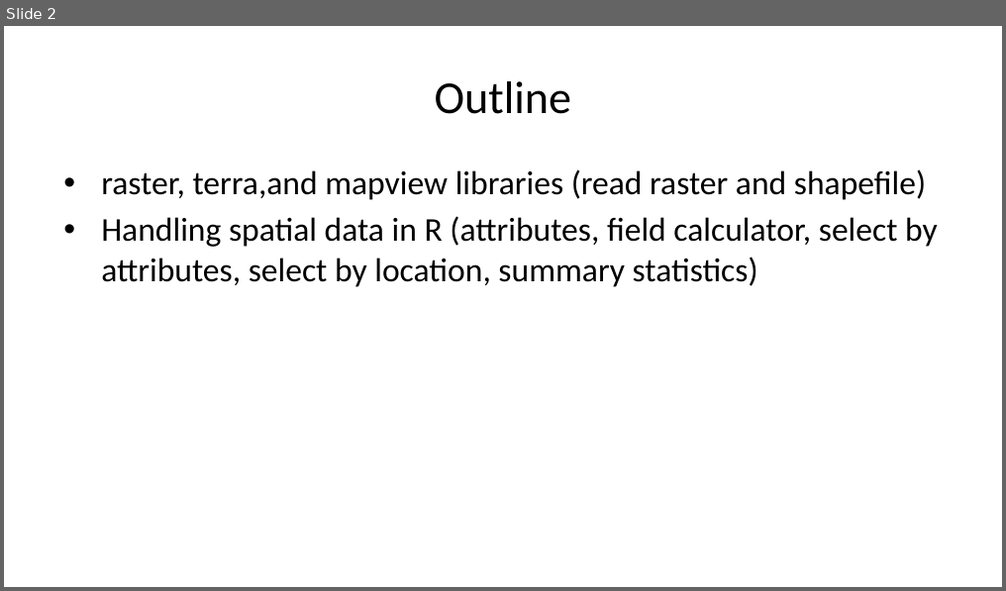
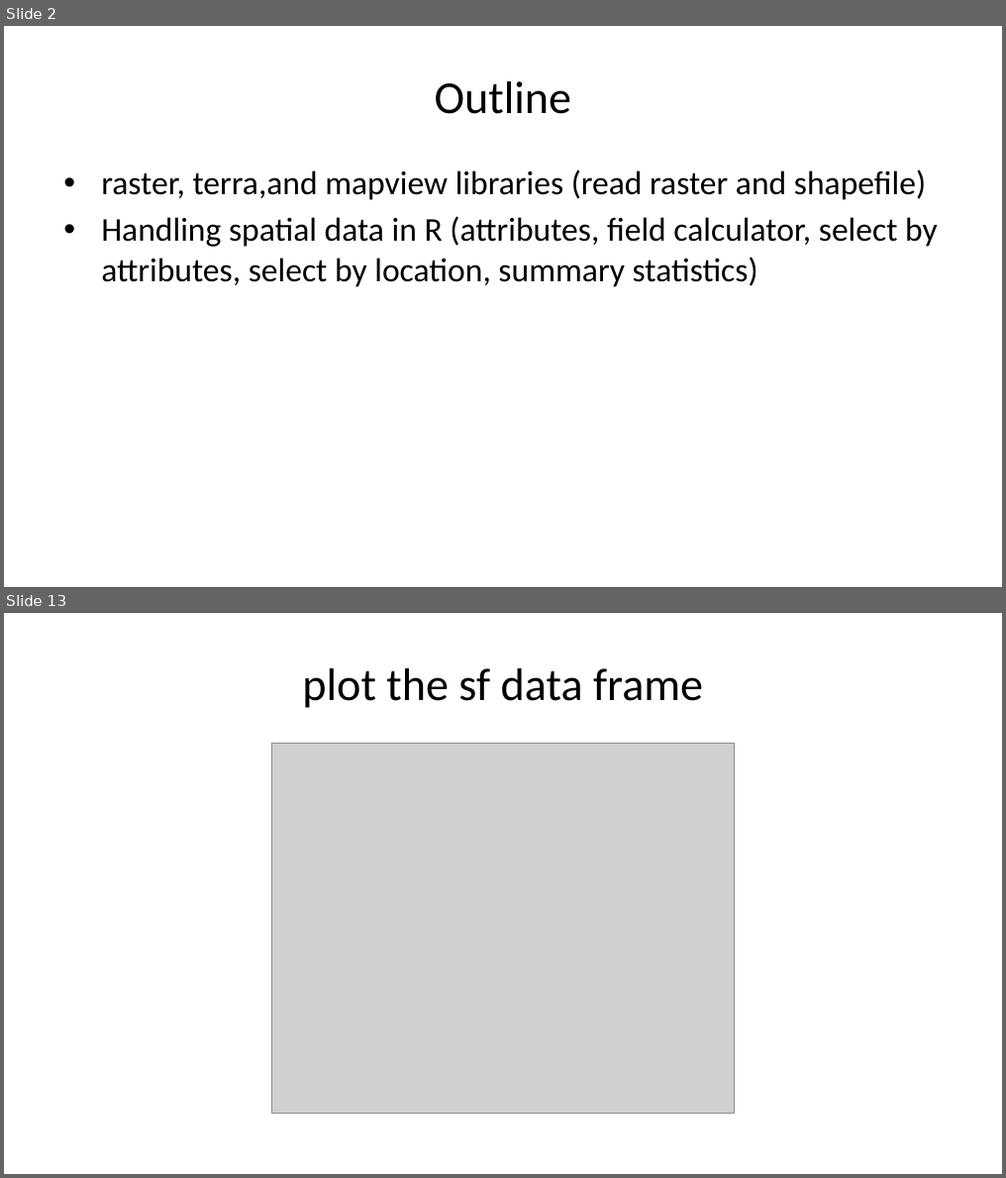
Before and after one commit to yangshao2/Geog4254-5254G, a slide deck: week2/week2.pptx. Shown one above the other, each under a label of ours: slide 2 before the commit, slides 2 and 13 after it; the slides between them are not shown. The pictures are 1006x591 and 1006x1178 pixels, drawn with LibreOffice and Linux fonts; fonts in the diff are those of the drawing; grey boxes stand for pictures. Boxes give left, top, right and bottom in pixels: in the first picture for what was removed or moved away, otherwise in the second. Text is boxed around its words. In the diff, an @@ line names an element or a change of style, - is before the commit and + after.

```diff
--- a/week2/week2.pptx
+++ b/week2/week2.pptx
@@ slide 13 added at [4, 613, 1002, 1174], background #FFFFFF @@
@@ title added at [302, 668, 703, 708], 33 pt, text #000000 @@
+plot the sf data frame
@@ picture added at [271, 744, 735, 1114] @@
```
Also in this commit, not shown: 22 other slides added, 35 other files.
